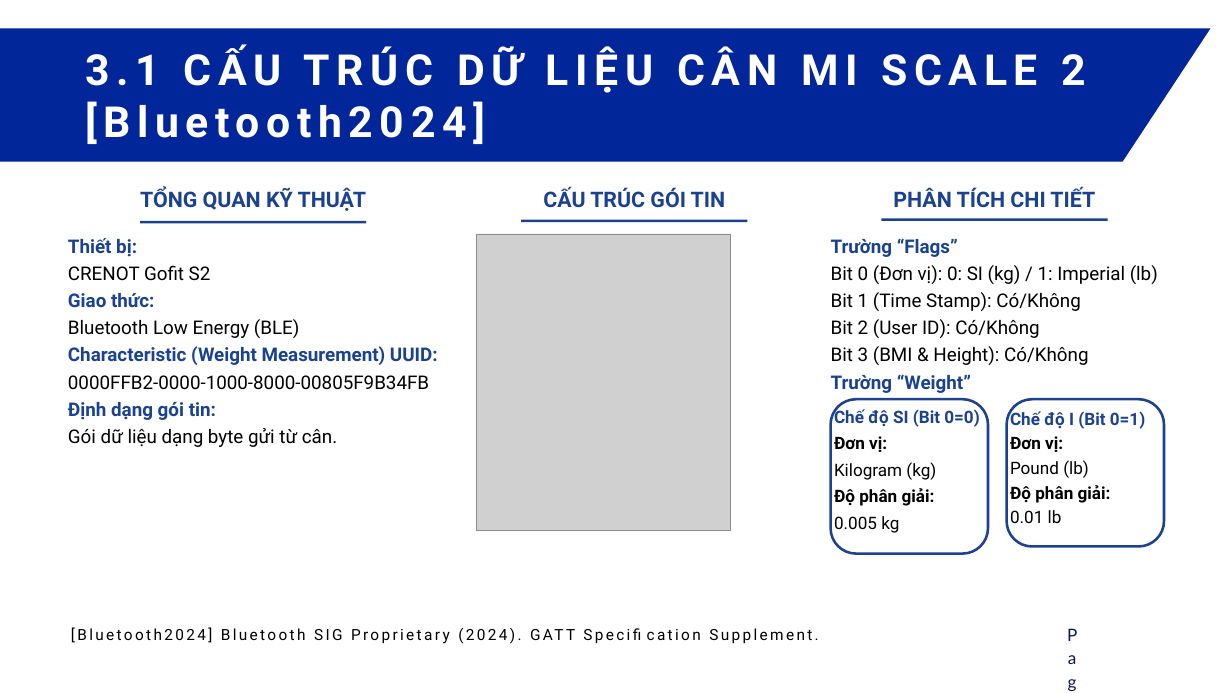
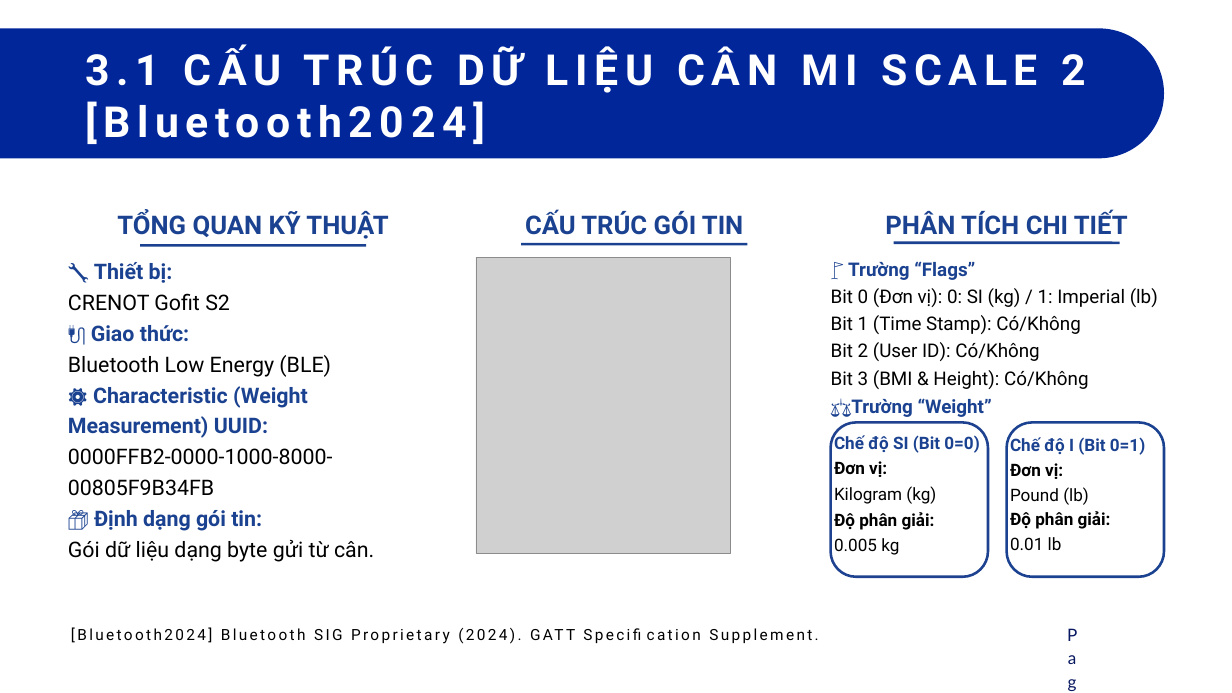
Before and after one commit to DatTwenty3/xiaomi_smart_scale_2, a slide deck: slide 10 of report/Luận văn Thạc sĩ - HK251.pptx. Drawn at 1232x693 pixels with LibreOffice and Linux fonts; fonts in the diff are those of the drawing; grey boxes stand for pictures. Boxes give left, top, right and bottom in pixels: in the first picture for what was removed or moved away, otherwise in the second. Text is boxed around its words. In the diff, an @@ line names an element or a change of style, - is before the commit and + after.

```diff
--- a/report/Luận văn Thạc sĩ - HK251.pptx
+++ b/report/Luận văn Thạc sĩ - HK251.pptx
@@ freeform shape: place and size @@
-freeform shape at bbox=[0, 28, 1210, 161]
+freeform shape at bbox=[0, 28, 1164, 158]
@@ text "TỔNG QUAN KỸ THUẬT": place and size @@
-text "TỔNG QUAN KỸ THUẬT" at bbox=[140, 188, 366, 211]
+text "TỔNG QUAN KỸ THUẬT" at bbox=[117, 211, 388, 239]
@@ text "CẤU TRÚC GÓI TIN": place and size @@
-text "CẤU TRÚC GÓI TIN" at bbox=[543, 188, 726, 208]
+text "CẤU TRÚC GÓI TIN" at bbox=[525, 211, 743, 235]
@@ size 25 to 30 pt; line spacing 36pt to 43.2pt in 3 elements at bbox=[117, 211, 388, 239], bbox=[525, 211, 743, 235], bbox=[885, 211, 1128, 235] @@
@@ text "PHÂN TÍCH CHI TIẾT": place and size @@
-text "PHÂN TÍCH CHI TIẾT" at bbox=[893, 188, 1095, 208]
+text "PHÂN TÍCH CHI TIẾT" at bbox=[885, 211, 1128, 235]
@@ text "🔧 Thiết bị:": place and size @@
-text "🔧 Thiết bị:" at bbox=[68, 238, 438, 447]
+text "🔧 Thiết bị:" at bbox=[68, 262, 374, 562]
@@ text at bbox=[94, 262, 173, 283]: text changed; size 22 to 25 pt @@
-Thiết bị:
+🔧 Thiết bị:
@@ text at bbox=[848, 261, 975, 280]: text changed @@
-Trường “Flags”
+🚩 Trường “Flags”
@@ line moved from (881, 219) - (1108, 219) to (894, 243) - (1120, 243) @@
@@ text at bbox=[68, 293, 374, 562]: size 22 to 25 pt in "CRENOT Gofit S2", "Bluetooth Low Energy (BLE)", "0000FFB2-0000-1000-8000-00805F9B34FB", "Gói dữ liệu dạng byte gửi từ ..."; line spacing 31.7pt to 36pt @@
@@ text at bbox=[91, 325, 189, 342]: text changed; size 22 to 25 pt @@
-Giao thức:
+🔌 Giao thức:
@@ text at bbox=[68, 386, 308, 438]: text changed; size 22 to 25 pt @@
-Characteristic (Weight Measurement) UUID:
+⚙️ Characteristic (Weight Measurement) UUID:
@@ text "Chế độ SI (Bit 0=0)" at bbox=[834, 433, 979, 555]: line spacing 31pt to 30pt @@
@@ text at bbox=[851, 398, 992, 417]: text changed @@
-Trường “Weight”
+⚖️Trường “Weight”
@@ text "Chế độ I (Bit 0=1)": place and size @@
-text "Chế độ I (Bit 0=1)" at bbox=[1010, 409, 1145, 523]
+text "Chế độ I (Bit 0=1)" at bbox=[1010, 436, 1145, 550]
@@ 2 texts, 2 lines, 1 picture, 1 freeform shape: place and size @@
-2 texts, 2 lines, 1 picture, 1 freeform shape at bbox=[140, 221, 1158, 554]
+2 texts, 2 lines, 1 picture, 1 freeform shape at bbox=[140, 244, 1158, 577]
@@ freeform shape: place and size @@
-freeform shape at bbox=[1007, 399, 1164, 546]
+freeform shape at bbox=[1007, 423, 1164, 577]
@@ text at bbox=[94, 510, 262, 531]: text changed; size 22 to 25 pt @@
-Định dạng gói tin:
+📦 Định dạng gói tin:
```
Also in this commit, not shown: 30 other slides changed, 3 other files.
